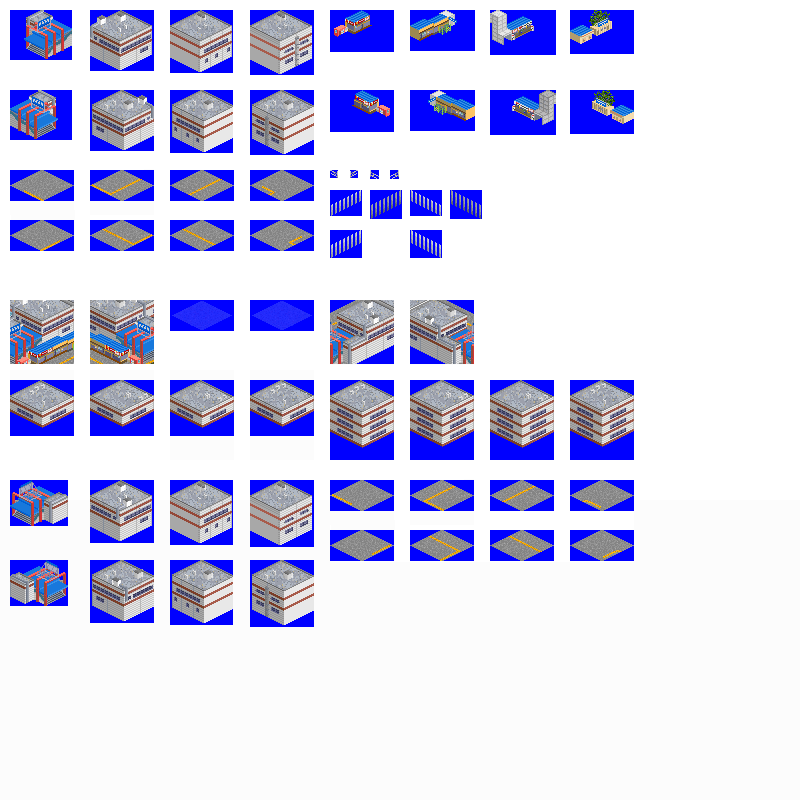
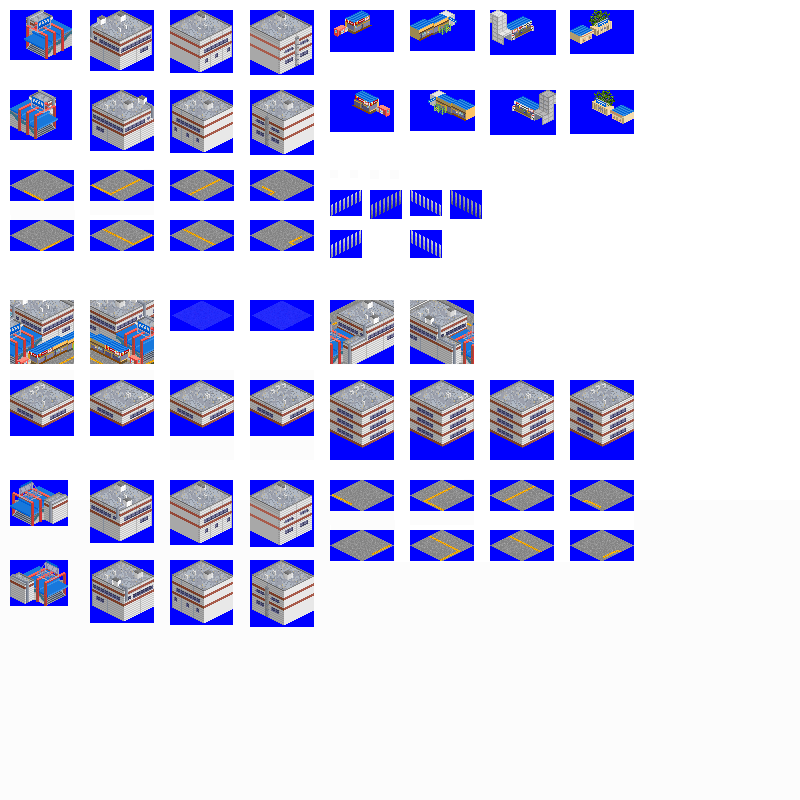
Before/after of a 800x800 layered artwork. What changed in the layer stack:
painted on "sprites" over [330,170,399,179]
painted on "배경" over [330,170,399,179]
